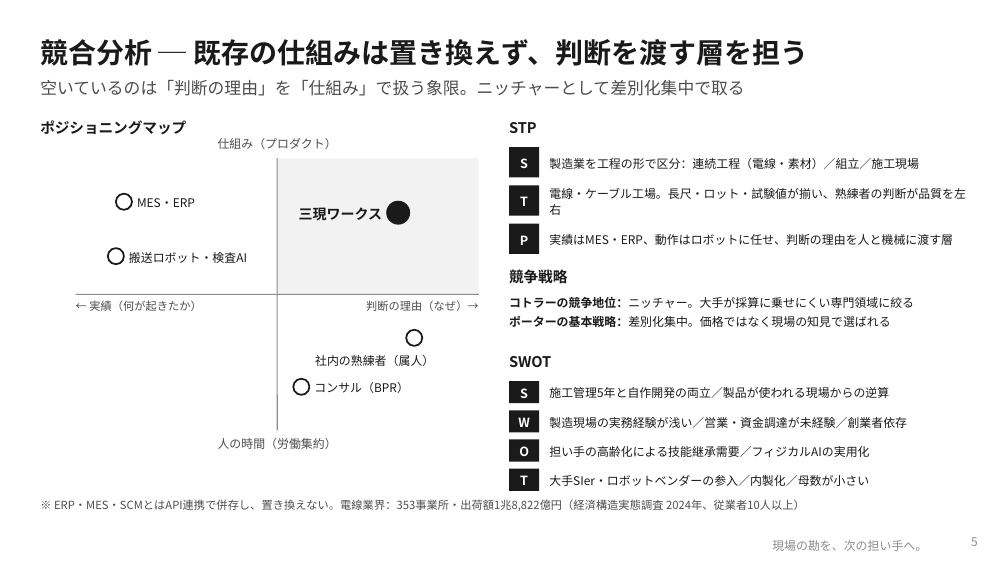
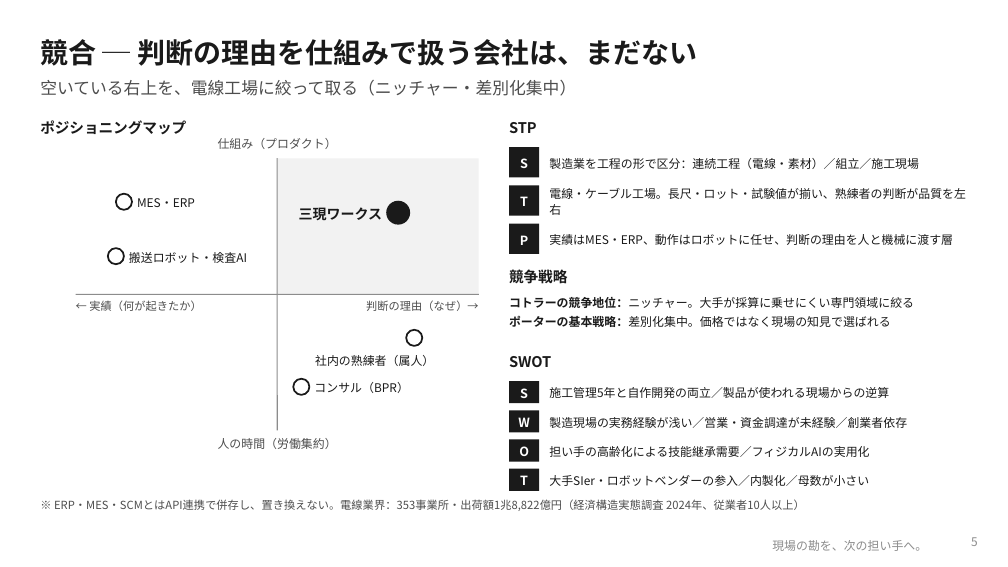
Before and after one commit to SEITOSHIKI/-ai-commute-audio-, a slide deck: slide 5 of deck/セルフマネジメント課題_事業構想プレゼン.pptx. Drawn at 1008x567 pixels with LibreOffice and Linux fonts; fonts in the diff are those of the drawing; background and template pictures are left out. Boxes give left, top, right and bottom in pixels: in the first picture for what was removed or moved away, otherwise in the second. Text is boxed around its words. In the diff, an @@ line names an element or a change of style, - is before the commit and + after.

```diff
--- a/deck/セルフマネジメント課題_事業構想プレゼン.pptx
+++ b/deck/セルフマネジメント課題_事業構想プレゼン.pptx
@@ text at bbox=[40, 39, 698, 66]: text changed @@
-競合分析 ─ 既存の仕組みは置き換えず、判断を渡す層を担う
+競合 ─ 判断の理由を仕組みで扱う会社は、まだない
@@ text at bbox=[40, 80, 576, 96]: text changed @@
-空いているのは「判断の理由」を「仕組み」で扱う象限。ニッチャーとして差別化集中で取る
+空いている右上を、電線工場に絞って取る（ニッチャー・差別化集中）
```
Also in this commit, not shown: 5 other slides changed, 1 slide added, 1 slide removed, 4 other files.
